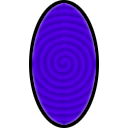
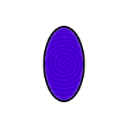
Layered file, before and after one edit (128x128). Changes by layer:
removed layer "Layer #1" over left=32, top=3, right=96, bottom=125
painted on "Layer" over left=29, top=0, right=99, bottom=128
